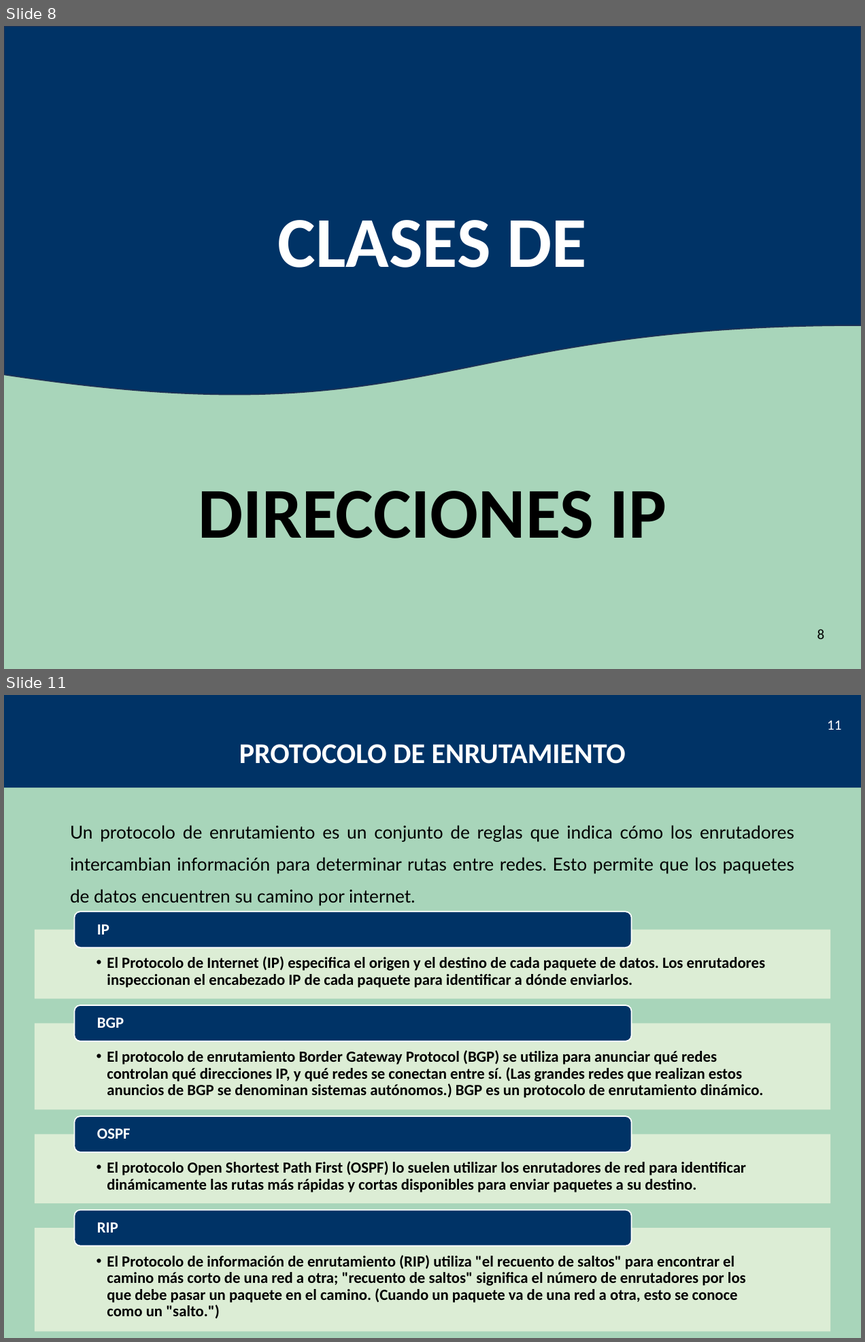
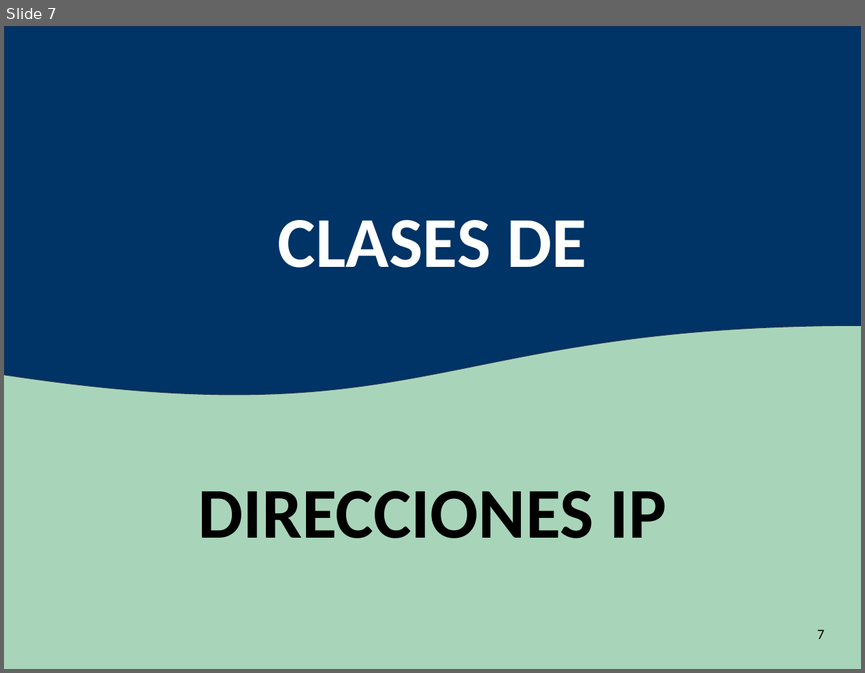
Before and after one commit to oloco2792/Universidad, a slide deck: REDES DE COMPUTADORA/UNIDAD X/UNIDAD X.pptx. Shown one above the other, each under a label of ours: slides 8 and 11 before the commit, slide 7 after it; the slides between them are not shown. The pictures are 865x1342 and 865x673 pixels, drawn with LibreOffice and Linux fonts; fonts in the diff are those of the drawing. Boxes give left, top, right and bottom in pixels: in the first picture for what was removed or moved away, otherwise in the second. Text is boxed around its words. In the diff, an @@ line names an element or a change of style, - is before the commit and + after.

```diff
--- a/REDES DE COMPUTADORA/UNIDAD X/UNIDAD X.pptx
+++ b/REDES DE COMPUTADORA/UNIDAD X/UNIDAD X.pptx
@@ slide 11 removed at [4, 695, 861, 1338], background #A8D5BA @@
@@ rectangle removed at [4, 695, 861, 787] @@
@@ page number removed at [827, 720, 841, 730] @@
-11
@@ text removed at [239, 744, 626, 764] @@
-PROTOCOLO DE ENRUTAMIENTO
@@ text removed at [70, 825, 794, 906] @@
-Un protocolo de enrutamiento es un conjunto de reglas que indica cómo los enrutadores intercambian información para determinar rutas entre redes. Esto permite que los paquetes de datos encuentren su camino por internet.
@@ group removed at [35, 912, 831, 1331]: 8 texts, 4 rectangles, 4 rounded rectangles @@
-  •• El Protocolo de Internet (IP) especifica el origen y el destino de cada paquete de datos. Los enrutadores inspeccionan el encabezado IP de cada paquete para identificar a dónde enviarlos.
-IP
-  •• El protocolo de enrutamiento Border Gateway Protocol (BGP) se utiliza para anunciar qué redes controlan qué direcciones IP, y qué redes se conectan entre sí. (Las grandes redes que realizan estos anuncios de BGP se denominan sistemas autónomos.) BGP es un protocolo de enrutamiento dinámico.
-BGP
-  •• El protocolo Open Shortest Path First (OSPF) lo suelen utilizar los enrutadores de red para identificar dinámicamente las rutas más rápidas y cortas disponibles para enviar paquetes a su destino.
-OSPF
-  •• El Protocolo de información de enrutamiento (RIP) utiliza "el recuento de saltos" para encontrar el camino más corto de una red a otra; "recuento de saltos" significa el número de enrutadores por los que debe pasar un paquete en el camino. (Cuando un paquete va de una red a otra, esto se conoce como un "salto.")
-RIP
@@ what was slide 8 is now slide 7 @@
@@ page number at [817, 629, 825, 639]: text changed @@
-8
+7
```
Also in this commit, not shown: 3 slides changed, 14 slides added, 6 other slides removed, 2 other files.
